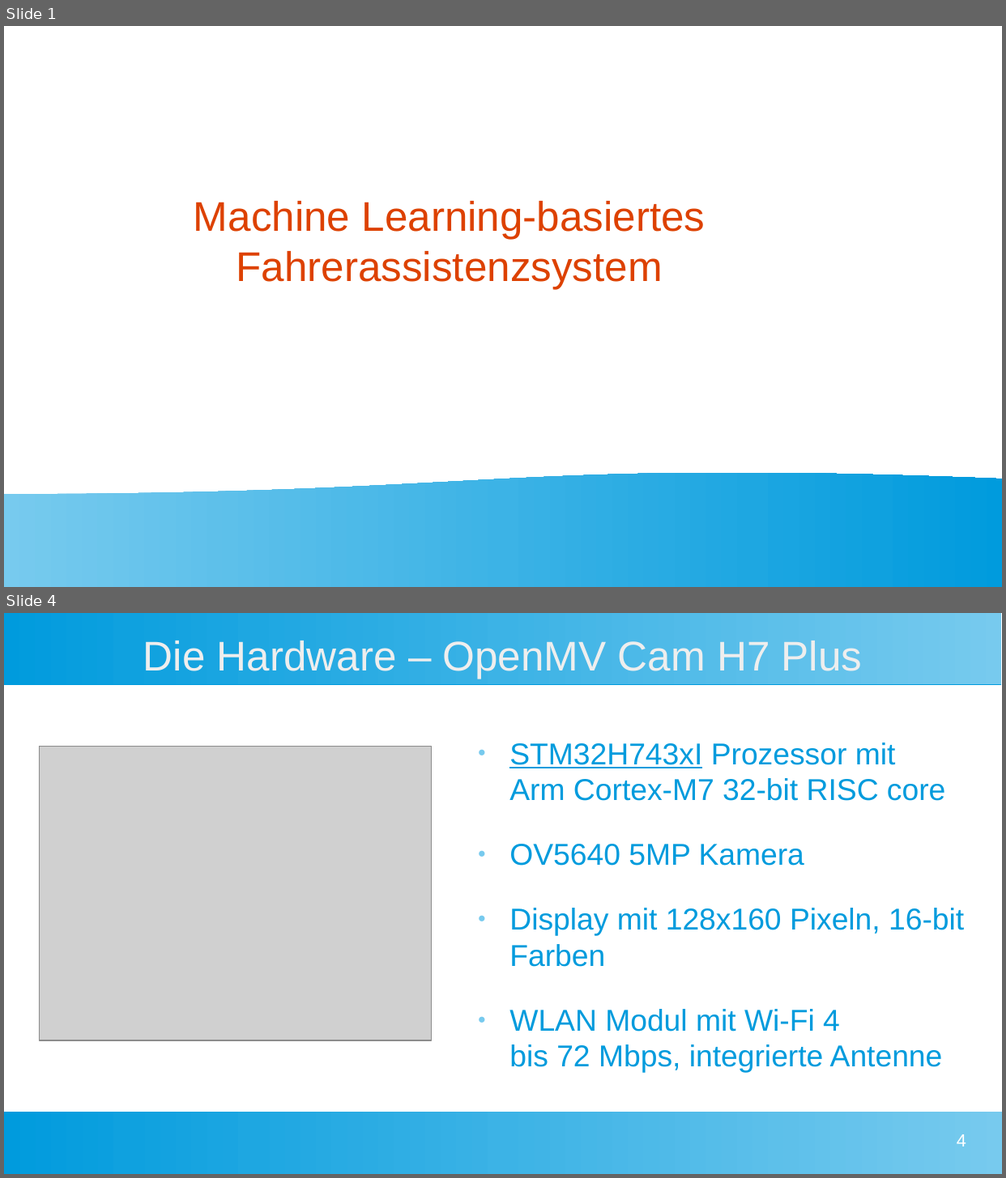
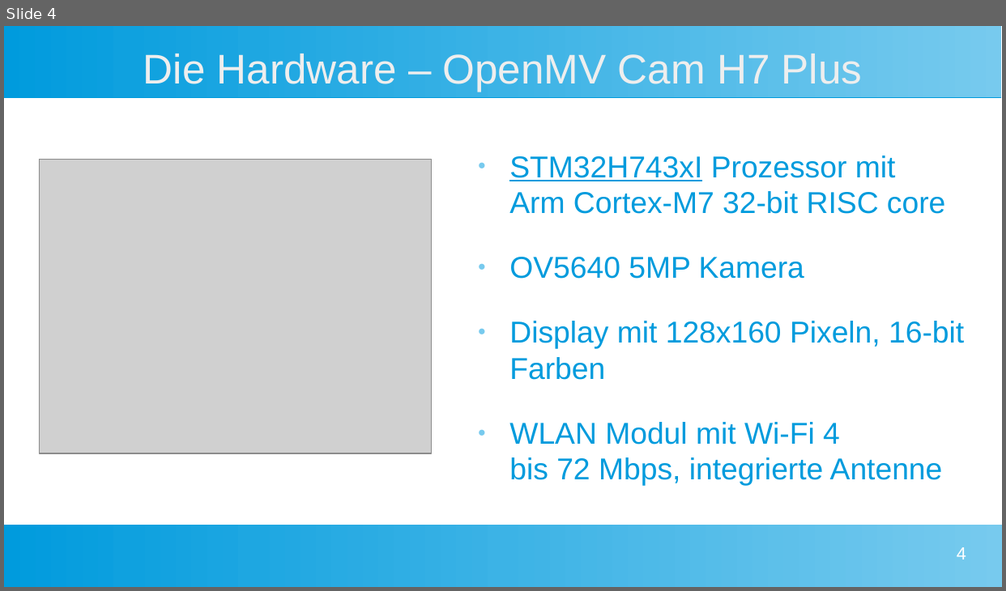
Before and after one commit to Commander-Philip/the-machine-learning-brick, a slide deck: docs/Präsentation.odp. Shown one above the other, each under a label of ours: slides 1 and 4 before the commit, slide 4 after it; the slides between them are not shown. The pictures are 1006x1178 and 1006x591 pixels, drawn with LibreOffice and Linux fonts; fonts in the diff are those of the drawing; grey boxes stand for pictures. Boxes give left, top, right and bottom in pixels: in the first picture for what was removed or moved away, otherwise in the second. Text is boxed around its words. In the diff, an @@ line names an element or a change of style, - is before the commit and + after.

```diff
--- a/docs/Präsentation.odp
+++ b/docs/Präsentation.odp
@@ slide 1 removed at (4, 26, 1002, 587), background #FFFFFF @@
@@ title removed at (194, 201, 705, 289) @@
-Machine Learning-basiertes Fahrerassistenzsystem
@@ flow chart document removed at (4, 472, 1002, 587) @@
```
Also in this commit, not shown: 4 slides changed, 5 slides added, 1 other slide removed, 8 other files.
